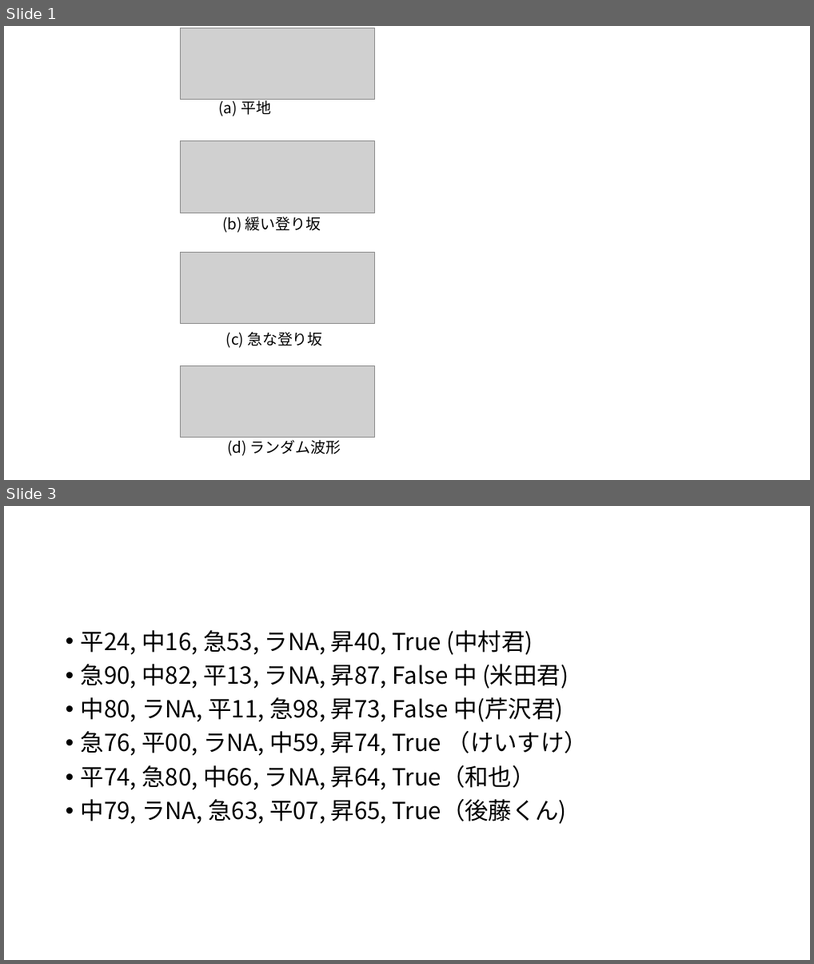
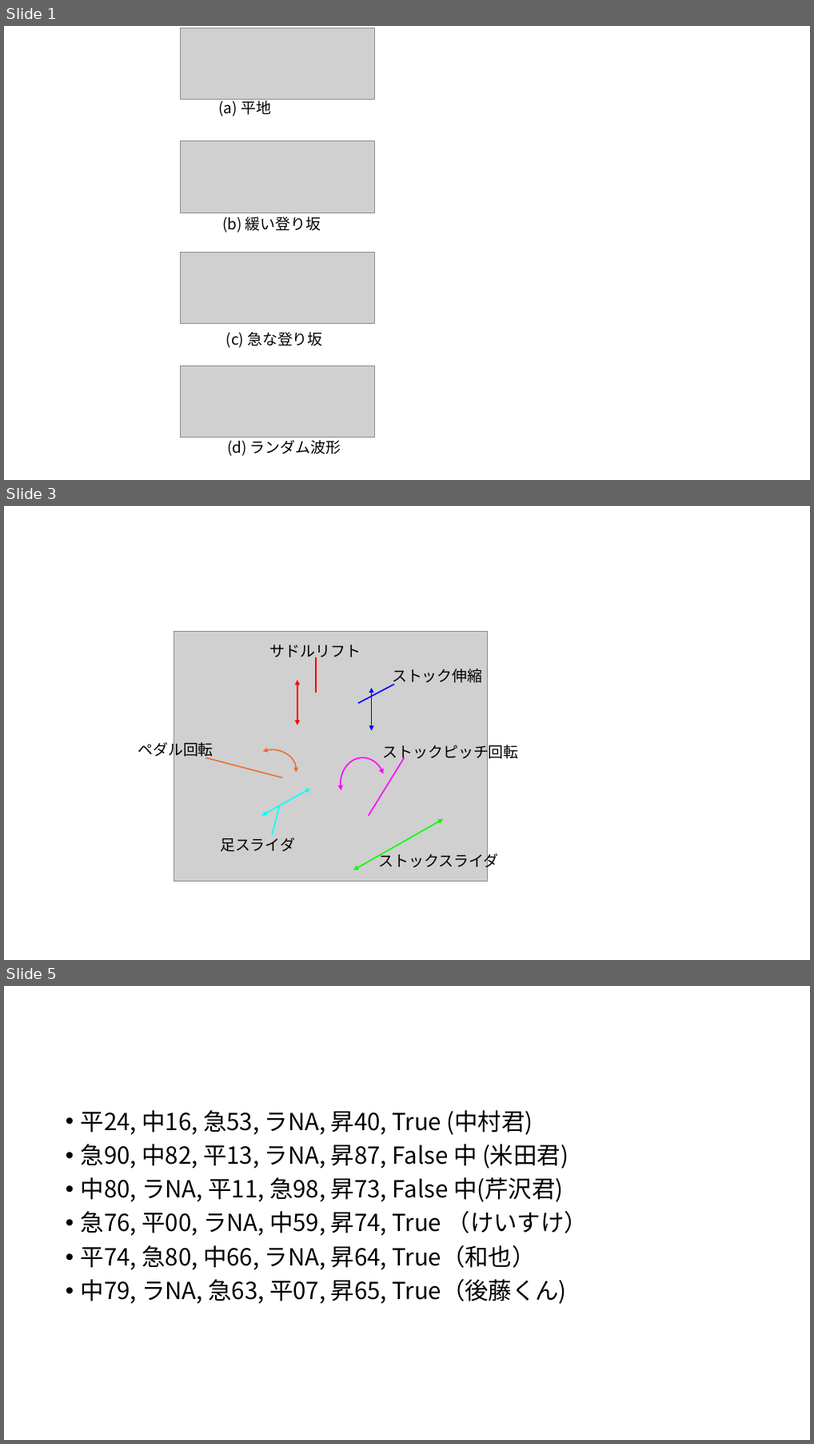
Before and after one commit to Small-Island/VRSJ2024, a slide deck: fig.pptx. Shown one above the other, each under a label of ours: slides 1 and 3 before the commit, slides 1, 3 and 5 after it; the slides between them are not shown. The pictures are 814x964 and 814x1444 pixels, drawn with LibreOffice and Linux fonts; fonts in the diff are those of the drawing; grey boxes stand for pictures. Boxes give left, top, right and bottom in pixels: in the first picture for what was removed or moved away, otherwise in the second. Text is boxed around its words. In the diff, an @@ line names an element or a change of style, - is before the commit and + after.

```diff
--- a/fig.pptx
+++ b/fig.pptx
@@ slide 3 added at (4,506,810,960), background #FFFFFF @@
@@ group added at (138,632,519,881): 6 texts, 5 lines, 4 double arrows, 2 arc (boxed as its full ellipse)s, 1 picture @@
+ストック伸縮
+サドルリフト
+ペダル回転
+足スライダ
+ストックピッチ回転
+ストックスライダ
@@ what was slide 3 is now slide 5 @@
```
Also in this commit, not shown: 1 slide changed, 1 other slide added, 18 other files.
